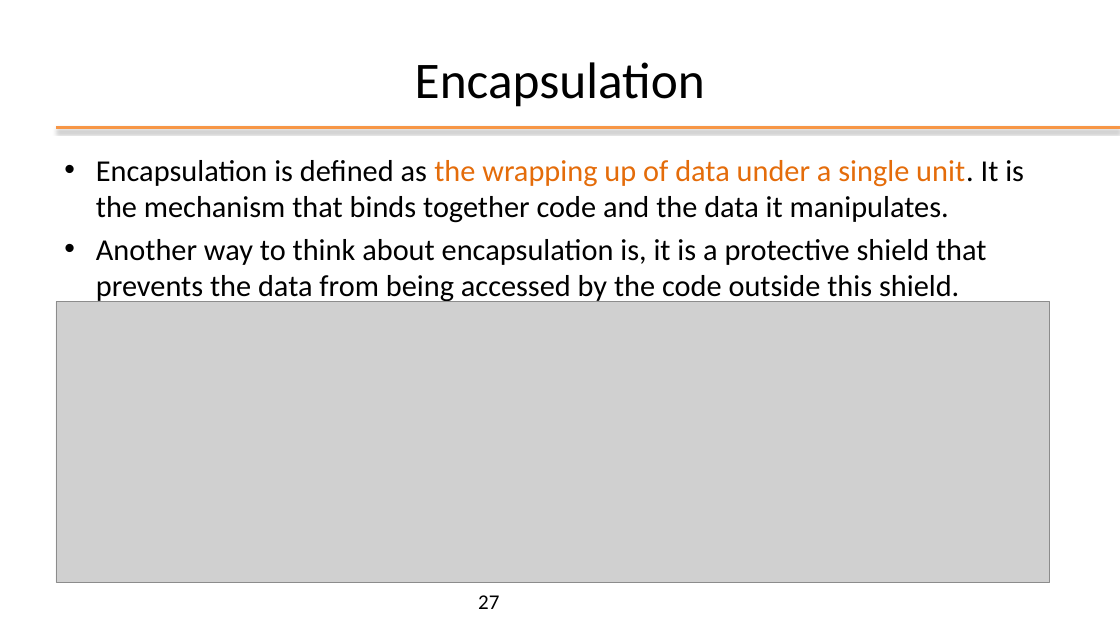
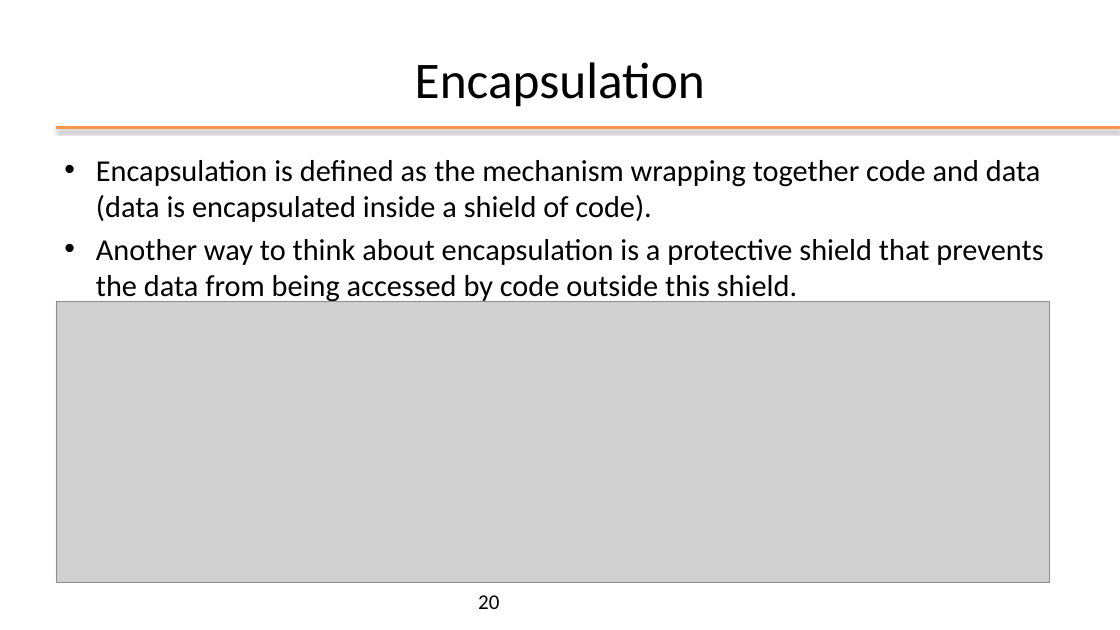
Before and after one commit to plctechnician/ooprogramming, a slide deck: slide 20 of java/slides/ppt/01 - Java From Functions to Objects.pptx (slide 27 before the commit). Drawn at 1120x630 pixels with LibreOffice and Linux fonts; fonts in the diff are those of the drawing; grey boxes stand for pictures; background and template pictures are left out. Boxes give left, top, right and bottom in pixels: in the first picture for what was removed or moved away, otherwise in the second. Text is boxed around its words. In the diff, an @@ line names an element or a change of style, - is before the commit and + after.

```diff
--- a/java/slides/ppt/01 - Java From Functions to Objects.pptx
+++ b/java/slides/ppt/01 - Java From Functions to Objects.pptx
@@ text at box(96, 160, 1043, 304): text changed @@
-• Encapsulation is defined as the wrapping up of data under a single unit. It is the mechanism that binds together code and the data it manipulates.
-• Another way to think about encapsulation is, it is a protective shield that prevents the data from being accessed by the code outside this shield.
+• Encapsulation is defined as the mechanism wrapping together code and data (data is encapsulated inside a shield of code).
+• Another way to think about encapsulation is a protective shield that prevents the data from being accessed by code outside this shield.
@@ page number at box(478, 595, 499, 609): text changed @@
-27
+20
```
Also in this commit, not shown: 9 other slides changed, 1 slide added, 9 slides removed, 3 other files.
